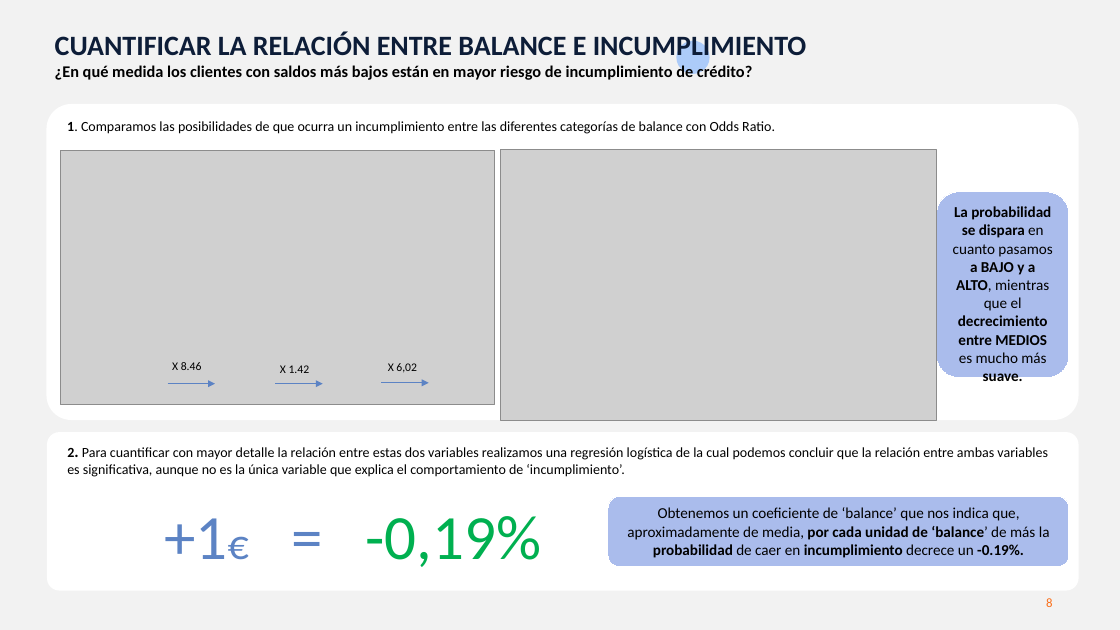
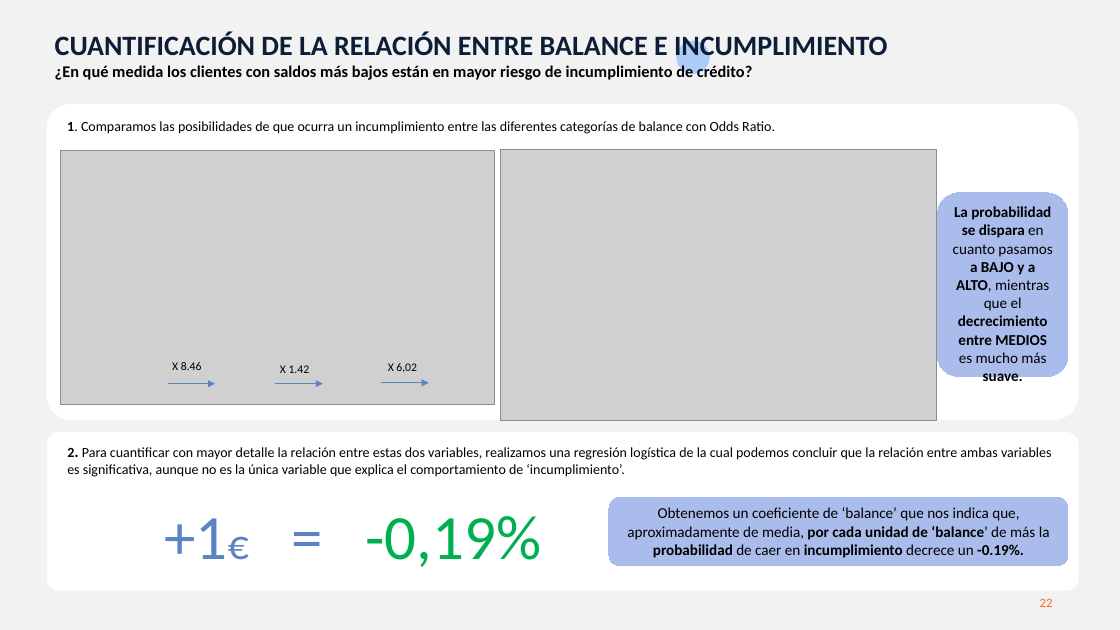
Before and after one commit to MarinaTorba/PersonalDataProrjects, a slide deck: slide 22 of Equip_B/results/D1_presentacion.pptx (slide 8 before the commit). Drawn at 1120x630 pixels with LibreOffice and Linux fonts; fonts in the diff are those of the drawing; grey boxes stand for pictures. Boxes give left, top, right and bottom in pixels: in the first picture for what was removed or moved away, otherwise in the second. Text is boxed around its words. In the diff, an @@ line names an element or a change of style, - is before the commit and + after.

```diff
--- a/Equip_B/results/D1_presentacion.pptx
+++ b/Equip_B/results/D1_presentacion.pptx
@@ text at box(55, 31, 888, 61): text changed @@
-CUANTIFICAR LA RELACIÓN ENTRE BALANCE E INCUMPLIMIENTO
+CUANTIFICACIÓN DE LA RELACIÓN ENTRE BALANCE E INCUMPLIMIENTO
@@ text at box(67, 447, 1052, 477): text changed @@
-2. Para cuantificar con mayor detalle la relación entre estas dos variables realizamos una regresión logística de la cual podemos concluir que la relación entre ambas variables es significativa, aunque no es la única variable que explica el comportamiento de ‘incumplimiento’.
+2. Para cuantificar con mayor detalle la relación entre estas dos variables, realizamos una regresión logística de la cual podemos concluir que la relación entre ambas variables es significativa, aunque no es la única variable que explica el comportamiento de ‘incumplimiento’.
@@ page number at box(1040, 598, 1053, 607): text changed @@
-8
+22
```
Also in this commit, not shown: 7 other slides changed, 15 slides added.
